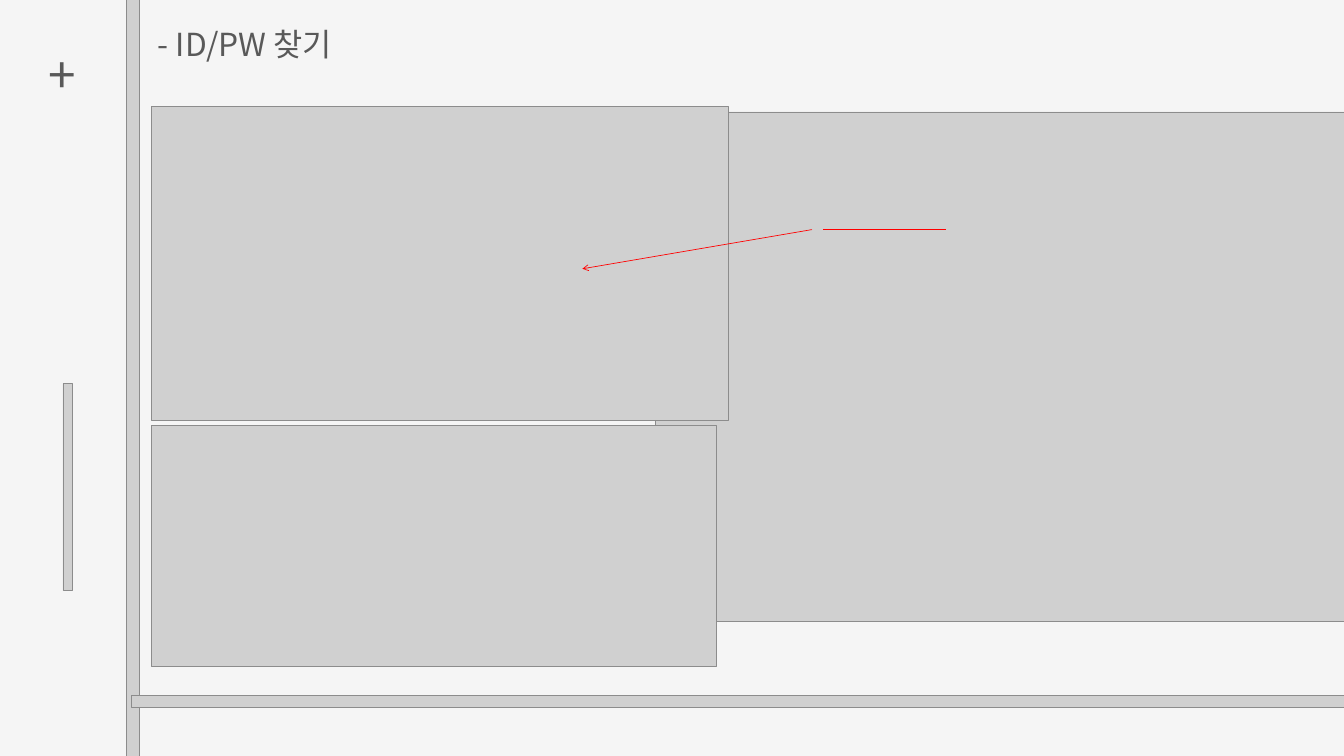
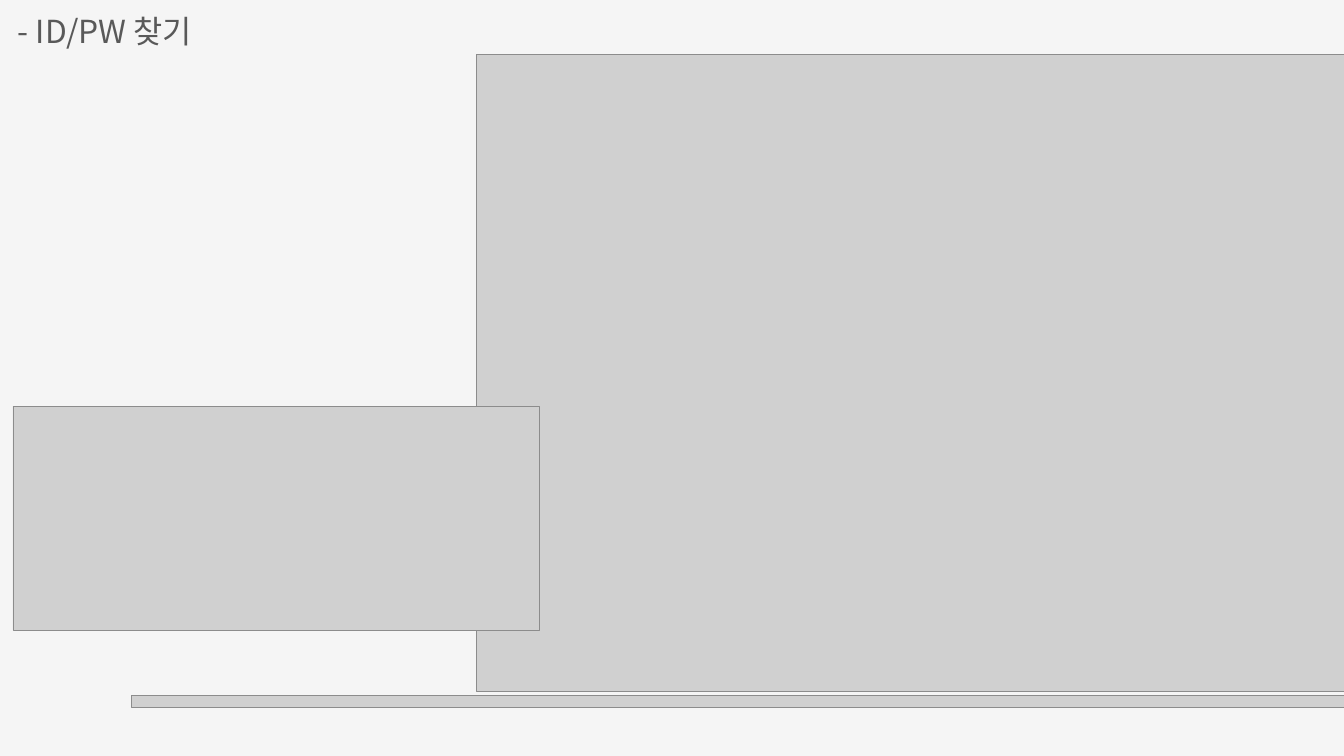
Before and after one commit to Ellie-Jung/IceCream-OrderSystem-mini-project, a slide deck: slide 19 of 나자바아이스크림가게_.pptx. Drawn at 1344x756 pixels with LibreOffice and Linux fonts; fonts in the diff are those of the drawing; grey boxes stand for pictures. Boxes give left, top, right and bottom in pixels: in the first picture for what was removed or moved away, otherwise in the second. Text is boxed around its words. In the diff, an @@ line names an element or a change of style, - is before the commit and + after.

```diff
--- a/나자바아이스크림가게_.pptx
+++ b/나자바아이스크림가게_.pptx
@@ text "- ID/PW 찾기": place and size @@
-text "- ID/PW 찾기" at (176,29,332,62)
+text "- ID/PW 찾기" at (36,16,192,49)
@@ picture removed at (127,0,139,756) @@
@@ text removed at (35,40,89,130) @@
-+
@@ picture: place and size @@
-picture at (655,112,1344,622)
+picture at (476,54,1344,691)
@@ picture removed at (151,106,728,420) @@
@@ arrow removed from (812, 230) to (583, 269) @@
@@ line removed from (823, 230) to (946, 230) @@
@@ picture removed at (63,384,73,591) @@
@@ picture: place and size @@
-picture at (151,425,717,666)
+picture at (13,406,539,630)
```
Also in this commit, not shown: 20 other slides changed.
